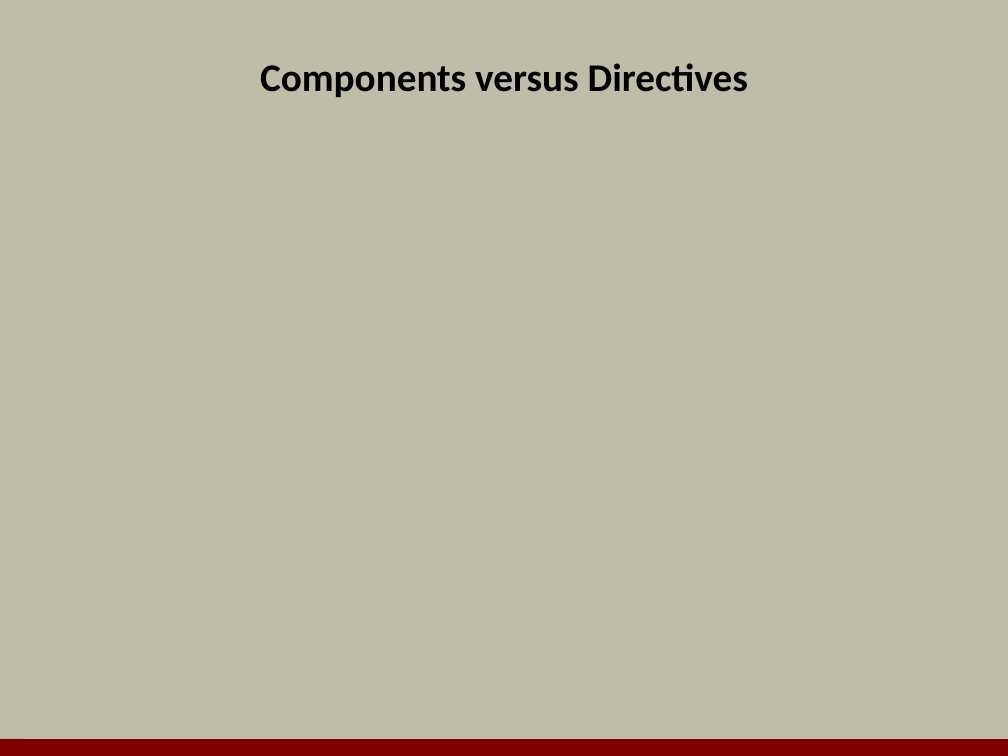
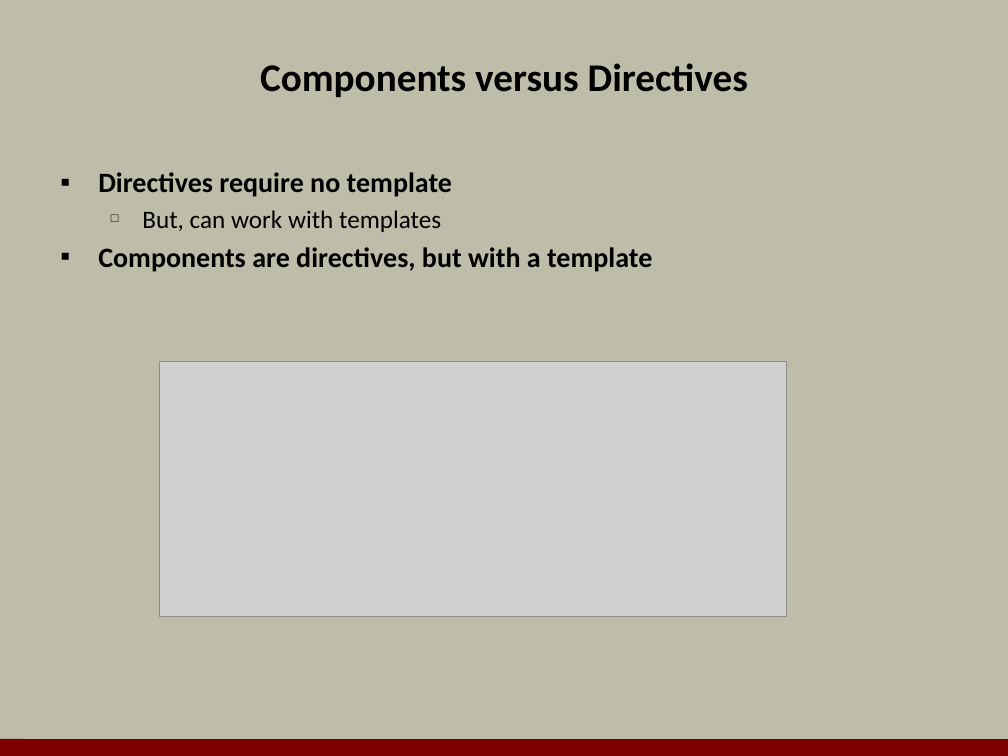
Before and after one commit to OdeToCode/classes, a slide deck: slide 3 of angular2/slides/07_directives.pptx. Drawn at 1008x756 pixels with LibreOffice and Linux fonts; fonts in the diff are those of the drawing; grey boxes stand for pictures; background and template pictures are left out. Boxes give left, top, right and bottom in pixels: in the first picture for what was removed or moved away, otherwise in the second. Text is boxed around its words. In the diff, an @@ line names an element or a change of style, - is before the commit and + after.

```diff
--- a/angular2/slides/07_directives.pptx
+++ b/angular2/slides/07_directives.pptx
@@ text added at (98, 172, 652, 272), 20 pt, text #000000, bold @@
+▪ Directives require no template
+  □ But, can work with templates
+▪ Components are directives, but with a template
@@ picture added at (159, 361, 786, 616) @@
```
Also in this commit, not shown: 2 other slides changed, 7 slides added, 7 slides removed, 1 other file.
